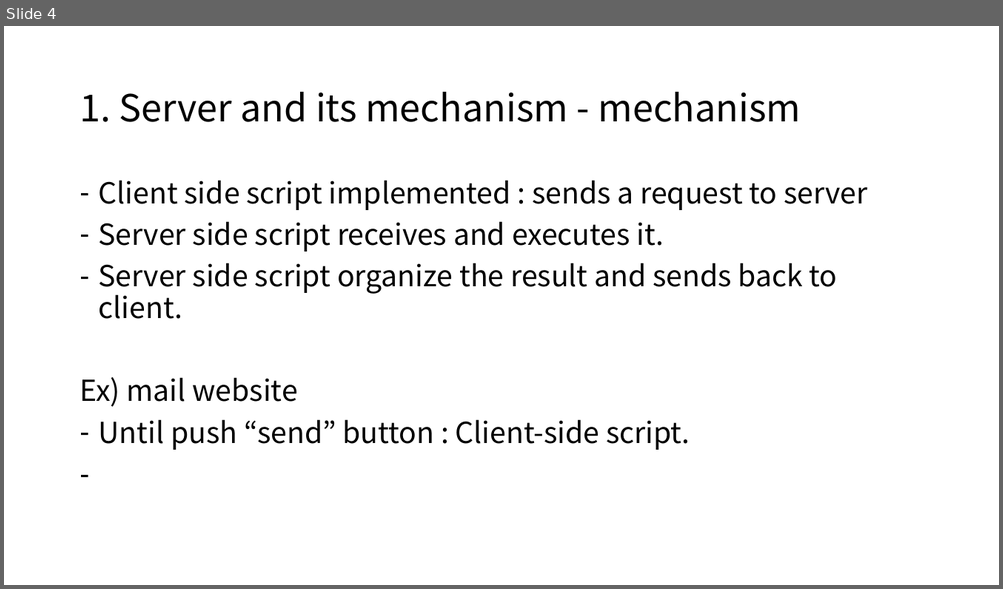
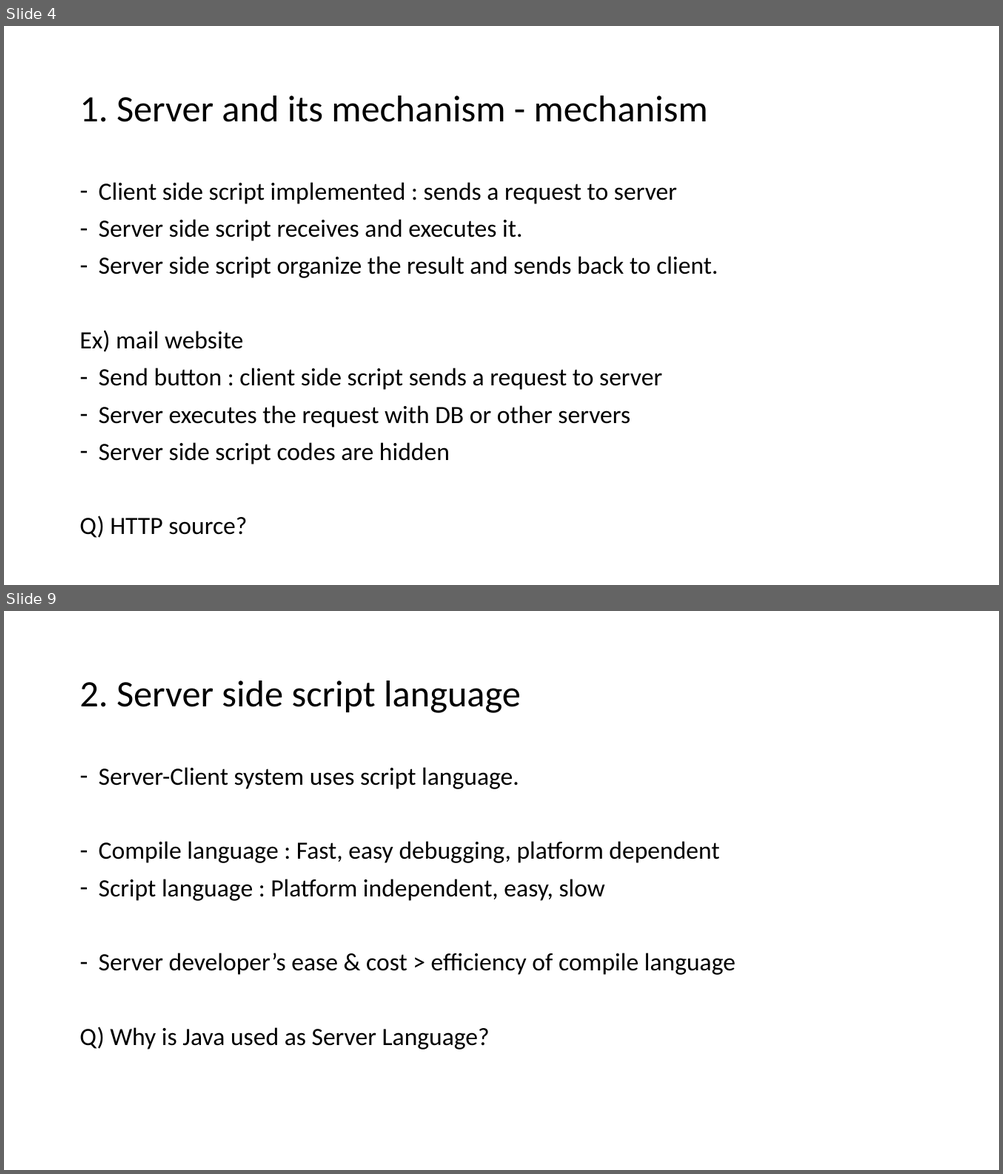
Before and after one commit to GanziDaeyong/self.seminar, a slide deck: SelfSeminar_2_ServerAndServerLanguage.pptx. Shown one above the other, each under a label of ours: slide 4 before the commit, slides 4 and 9 after it; the slides between them are not shown. The pictures are 1003x589 and 1003x1174 pixels, drawn with LibreOffice and Linux fonts; fonts in the diff are those of the drawing. Boxes give left, top, right and bottom in pixels: in the first picture for what was removed or moved away, otherwise in the second. Text is boxed around its words. In the diff, an @@ line names an element or a change of style, - is before the commit and + after.

```diff
--- a/SelfSeminar_2_ServerAndServerLanguage.pptx
+++ b/SelfSeminar_2_ServerAndServerLanguage.pptx
@@ slide 9 added at (4, 611, 999, 1170), background #FFFFFF @@
@@ title added at (79, 681, 521, 713), 36 pt, text #000000 @@
+2. Server side script language
@@ text added at (79, 767, 735, 1050), 24 pt, text #000000 @@
+– Server-Client system uses script language.
+– Compile language : Fast, easy debugging, platform dependent
+– Script language : Platform independent, easy, slow
+– Server developer’s ease & cost > efficiency of compile language
+Q) Why is Java used as Server Language?
@@ slide 4 changed as well @@
@@ title "1. Server and its mechanism ..." at (79, 96, 708, 122): font Noto Sans CJK KR to Calibri @@
@@ text at (79, 182, 717, 352): size 28 to 24 pt, font Noto Sans CJK KR to Calibri in "Client side script implemented : sends a ...", "Server side script receives and executes it.", "Server side script organize the result and ...", "Ex) mail website" @@
@@ text at (79, 368, 662, 538): text changed; size 28 to 24 pt; font Noto Sans CJK KR to Calibri @@
-– Until push “send” button : Client-side script.
+– Send button : client side script sends a request to server
+– Server executes the request with DB or other servers
+– Server side script codes are hidden
+Q) HTTP source?
```
Also in this commit, not shown: 3 other slides changed, 17 other slides added, 5 slides removed, 2 other files.
